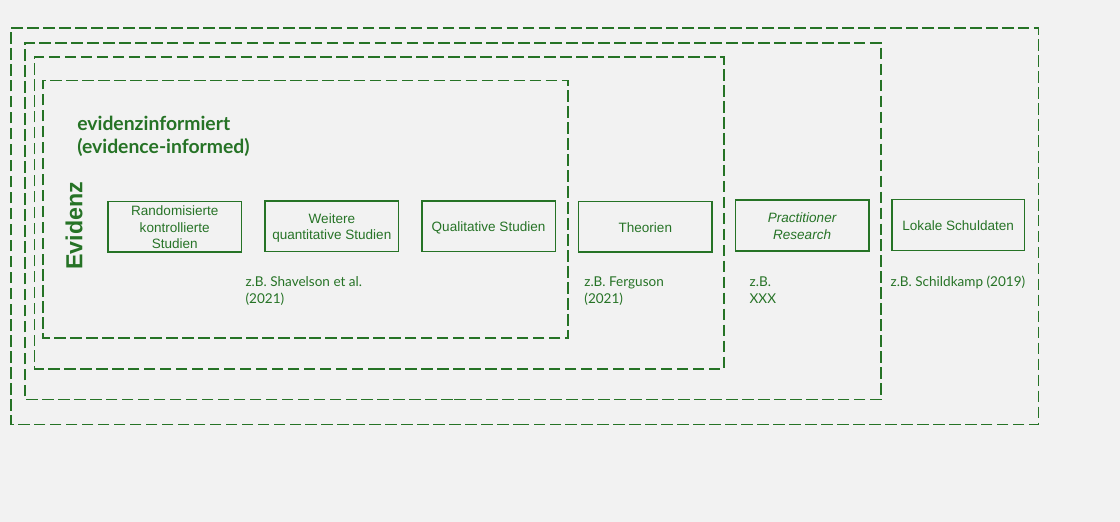
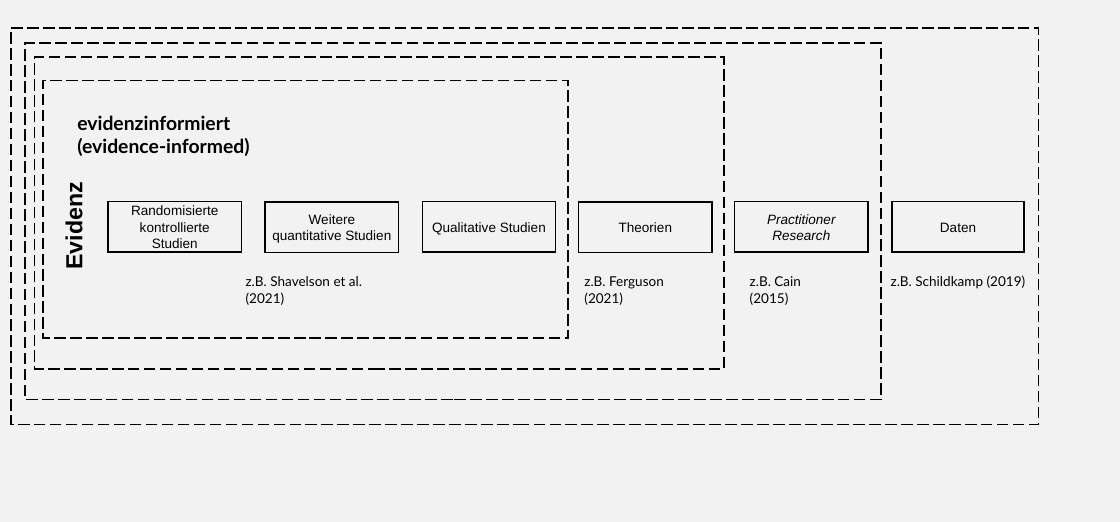
Before and after one commit to kirstinschmidt/Schmidt_Disputation, a slide deck: slide 12 of img/evidenzbasierte_informierte_Praxis.pptx (slide 13 before the commit). Drawn at 1120x522 pixels with LibreOffice and Linux fonts; fonts in the diff are those of the drawing. Boxes give left, top, right and bottom in pixels: in the first picture for what was removed or moved away, otherwise in the second. Text is boxed around its words. In the diff, an @@ line names an element or a change of style, - is before the commit and + after.

```diff
--- a/img/evidenzbasierte_informierte_Praxis.pptx
+++ b/img/evidenzbasierte_informierte_Praxis.pptx
@@ outline #267326 1.5 pt dashed to #000000 1.5 pt dashed in 4 elements at box(43, 81, 568, 338), box(34, 57, 724, 369), box(25, 43, 881, 400), box(11, 28, 1039, 425) @@
@@ text colour #267326 to #000000; outline #267326 1.5 pt to #000000 1.5 pt in 5 elements at box(108, 201, 242, 252), box(423, 201, 556, 252), box(265, 202, 399, 253), box(578, 202, 712, 253), box(734, 201, 868, 252) @@
@@ rectangle "Daten" at box(892, 201, 1024, 252): outline #267326 1.5 pt to #000000 1.5 pt @@
@@ text in rectangle at box(940, 222, 976, 232): text changed; text colour #267326 to #000000 @@
-Lokale Schuldaten
+Daten
@@ text at box(750, 276, 801, 305): text changed; text colour #267326 to #000000 @@
-z.B. XXX
+z.B. Cain (2015)
@@ text colour #267326 to #000000 in 5 elements at box(61, 190, 87, 268), box(77, 115, 249, 156), box(246, 276, 362, 305), box(584, 276, 664, 305), box(891, 275, 1026, 289) @@
```
Also in this commit, not shown: 8 other slides changed, 4 slides removed, 46 other files.
